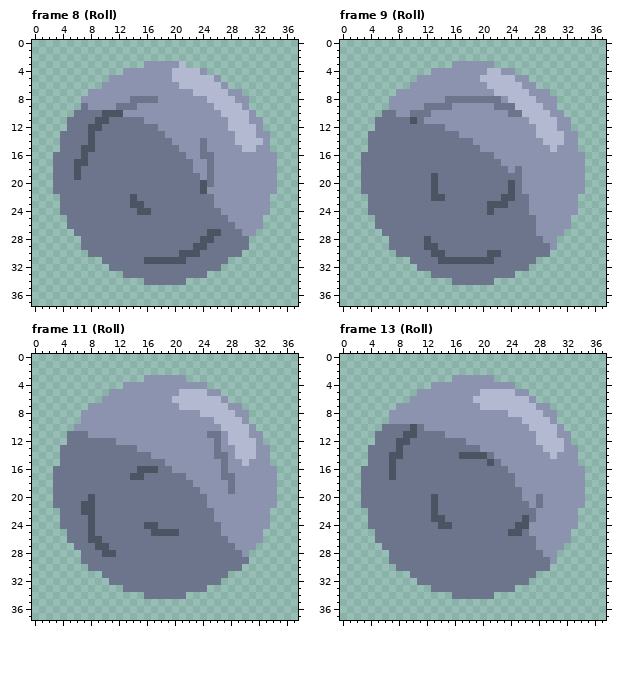
Pixel-art file -- GEODE/Assets/Sprites/Characters/Rocky.aseprite. This is how it looked before the edit.
38x38 pixels, 19 frames. Shown: frame 8 (Roll), frame 9 (Roll), frame 11 (Roll), frame 13 (Roll). The commit also changed other frames, which this record leaves out.
After:
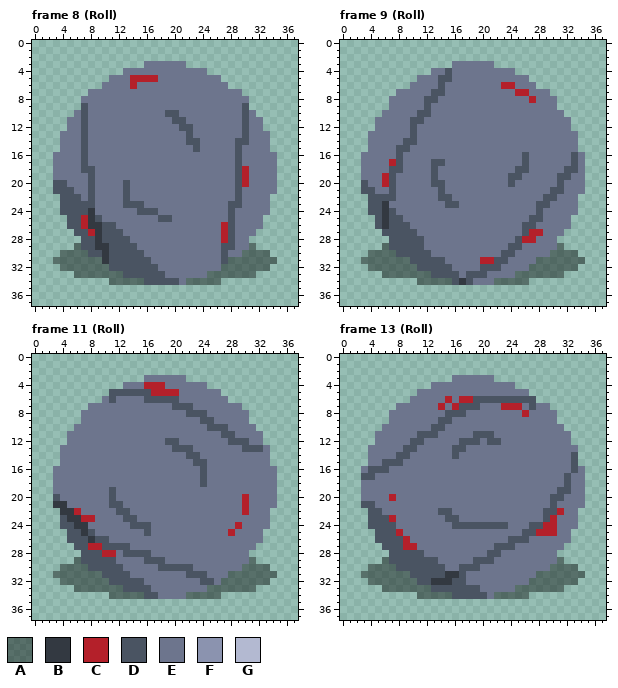
Palette (. is transparent): A #00000069  B #333941  C #b4202a  D #4a5462  E #6d758d  F #8b93af  G #b3b9d1
From old to new:
layer "Shadow" added
Changed rows in their new state; - is an unchanged pixel.
Frame 8 (Roll), layers "Layer 1", "Shadow":
first column x 3:
 3 -------------EEEEEE-------------
 4 ----------EEEEEEEEEEEE----------
 5 --------EEECCCCEEEEEEEEE--------
 6 -------EEEECEEEEEEEEEEEEE-------
 7 -----EEEEEEEEEEEEEEEEEEEEEE-----
 8 ----EEEEEEE----EEEEEEEEEEEEE----
 9 ----DEEEE---EEEEEEEEEEEEEEED----
10 ----D--EEEEEEEEEDDEEEEEEEEEDE---
11 ----D-EE-----EEEEDDEEEEEEEEDEE--
12 ----DEE--------EEEDDEEEEEEEDEE--
13 ----DE----------EEEDEEEEEEEDEEE-
14 ----DE-----------EEDD-EEEEDDEEE-
15 -----E------------EED-EEEEDEEEE-
16 -------------------EE--EEEDEEEEE
17 ---E----------------EE-EEEDEEEEE
18 ---EDD--------------EE-EEEDCEEEE
19 ---E-D---------------E-EEEDCEEEE
20 DD---D----D----------E-EEEDCEEEE
21 DDD--D----D----------EEEEEDEEEEE
22 -DDD-D----DE-----------EEEDEEEE-
23 -DDDDD----D------------EEDDEEEE-
24 -DDDDB--------D---------EDEEEEE-
25 --DDCBD--------DD--------DEEEE--
26 --DDCBBDD---------------CDEEEE--
27 ---DDCBDDD------------EECD-EE---
28 ----DDBDDDD----------EE-CD------
29 ---ADDBBDDDD--------EE--DD--A---
30 -AAAADDBDDDDD-----EEE---D--AAAA-
31 AAAAAAABDDDDD-EEEEE-----DAAAAAAA
32 -AAAAAAADDDDDDD---------AAAAAAA-
33 ---AAAAAAADDDDDD------AAAAAAA---
34 --------AAAAADDDDD-AAAAA--------
Frame 9 (Roll), layers "Layer 1", "Shadow":
first column x 3:
 3 -------------EEEEEE-------------
 4 ----------EEDEEEEEEEEE----------
 5 --------EEEDDEEEEEEEEEEE--------
 6 -------EEEEDEEEEEEEECCEEE-------
 7 -----EEEEEDDEEEEEEEEEECCEEE-----
 8 ----EEEEEDDE--------EEEECEEE----
 9 ----EEEEED---EEEEEE---EEEEEE----
10 -----EE-DDEEEEEEEEEEE--EEEEEE---
11 --------DEEEEEEEEEEEEEEEEEEEEE--
12 -------D----EEEEEEEEEEEEEEEEEE--
13 -------D------EEEEEEEEEEEEEEEEE-
14 ------DD--------EEEEEEEEEEEEEEE-
15 -----DD----------EEEEEEEEEEEEEE-
16 -----D-------------EEEEDEEEEEEDE
17 ----CD----DD--------EEEDEEEEEEDE
18 ----DD----D----------EDDEEEEEDDE
19 ---CD----------------DDEEEEEDDEE
20 D--CD------D-----------EEEEEDEEE
21 DD--D-----ED---------E-EEEEDDEEE
22 -DDDD-----E-D-------EE--EEDDEEE-
23 -DDB--------DD----EEE---EDDEEEE-
24 -DDBD-------------E-----EDEEEEE-
25 --DBDD------------------DDEEEE--
26 --DBDDD----------------DDEEEEE--
27 ---DDDDD---------------DCCEEE---
28 ----DDDDDE------------DCC-EE----
29 ---ADDDDDEE----------DD----EA---
30 -AAAADDDDDEE------EEDD-----AAAA-
31 AAAAAAADDDD-EEEEECCDD----AAAAAAA
32 -AAAAAAADDDDD----DDD----AAAAAAA-
33 ---AAAAAAADDDD-DDD----AAAAAAA---
34 --------AAAAADBD---AAAAA--------
Frame 11 (Roll), layers "Layer 1", "Shadow":
first column x 3:
 3 -------------EEEEEE-------------
 4 ----------EEECCCEEEEEE----------
 5 --------DDDDDDCCCCEEEEEE--------
 6 -------EDEEEEDDDDDEEEEEEE-------
 7 -----EEEEEEEEEEEEDDDEEEEEEE-----
 8 ----EEEEEEEEEEEEEEEDDDEEEEEE----
 9 ----EEEEEEEEEEEEEEEEEDDEEEEE----
10 ---EEEEEEEEEEEEEEEEEEEDDDEEEE---
11 -----EEEEEEEEEEEEEEEEE--DDEEEE--
12 ---------EEEEEEEDDEEEEE-EDDDEE--
13 ------------EEEEEDDDEEE-EEEDDDE-
14 --------------EEEEEDDEE--EEEEEE-
15 ----------------EEEEDDEE-EEEEEE-
16 ------------EEE--EEEEDEE-EEEEEEE
17 -----------EE------EEDEE--EEEEEE
18 --------------------EDEEE-EEEEEE
19 --------D------------EEEE-EEEEEE
20 D----E--D-------------EEEEECEEEE
21 BB--EE--DD------------EEEEECEEEE
22 -BBCEE---DD------------EEEECEEE-
23 -DBBCC----DD-----------EEEEEEEE-
24 -DDBBE-----DD-E---------EECEEEE-
25 --DDB--------DEEEE------ECEEEE--
26 --DDDB-D-----------------EEEEE--
27 ---DDCC-DDD---------------EEE---
28 ----DDDCC-DDDD-------------E----
29 ---ADDDDD----DDD------------A---
30 -AAAADDDDD-----DDDDD-------AAAA-
31 AAAAAAADDDD--------DDD---AAAAAAA
32 -AAAAAAADDDDD--------DD-AAAAAAA-
33 ---AAAAAAADDDD--------AAAAAAA---
34 --------AAAAADD----AAAAA--------
Frame 13 (Roll), layers "Layer 1", "Shadow":
first column x 3:
 3 -------------EEEEEE-------------
 4 ----------EEEEEEEEEEEE----------
 5 --------EEEEEEEEEEEEEEEE--------
 6 -------EEEEECECCDDDDDDDDD-------
 7 -----EEEEEECECDDDEEECCCEDEE-----
 8 ----EEEEEEEEDDDEEEEEEEECEEEE----
 9 ----EEEEEEEDDEEEEEEEEEEEEEEE----
10 -------E-EDDEEEEEEEEEEEEEEEEE---
11 ------EEDDD-EEEEDDDEEEEEEEEEEE--
12 -----EEDD-----DDDEDDEEEEEEEEEE--
13 -----EDD-----DD--EEEEEEEEEEEEEE-
14 ----E-D------DEEEE-EEEEEEEEEEED-
15 ---D-D------------E-EEEEEEEEEED-
16 -DDDE----------------EEEEEEEEEDE
17 DD--E-----------------EEEEEEEDEE
18 ----------------------EEEEEEEDEE
19 -----------------------EEEEEDDEE
20 ----C-----E------------EE-EDDEEE
21 DD--------E-------------E-EDEEEE
22 -DD-------EDD------------EDDCEE-
23 -DDDC-----EEDD---------E-EDCEEE-
24 -DDDD------EEDDDDDDDD-EEDDCCEEE-
25 --DDDC---------------EEDDCCCEE--
26 --DDDDC--------------DDD-EEEEE--
27 ---DDDCC-----------DDD---EEEE---
28 ----DDDDD---------DD------EE----
29 ---ADDDDDDD-----DDD--------EA---
30 -AAAADDDDDDD--DDD----------AAAA-
31 AAAAAAADDDDDBBD----------AAAAAAA
32 -AAAAAAADDBBBDD---------AAAAAAA-
33 ---AAAAAAADDDDDDD-----AAAAAAA---
34 --------AAAAADDDDD-AAAAA--------
Pixel boxes of the changes (left, top, right, bottom) in both pictures:
changed: (53, 61, 277, 285)
changed: (361, 61, 585, 285)
changed: (53, 375, 277, 599)
changed: (361, 375, 585, 599)
